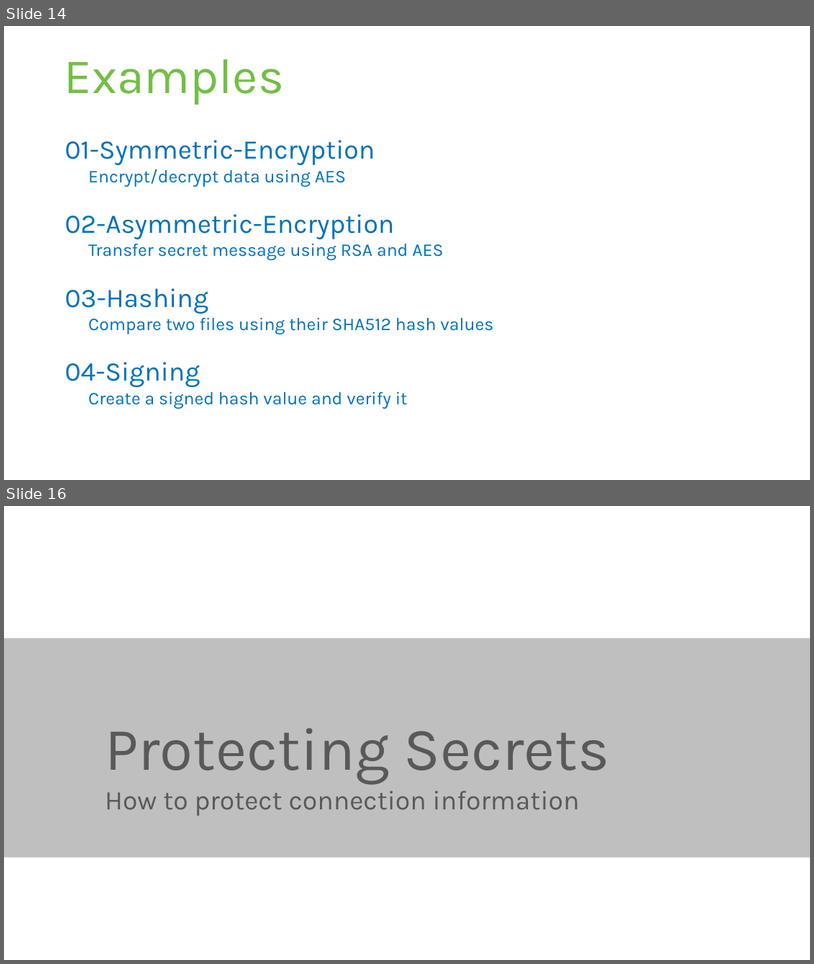
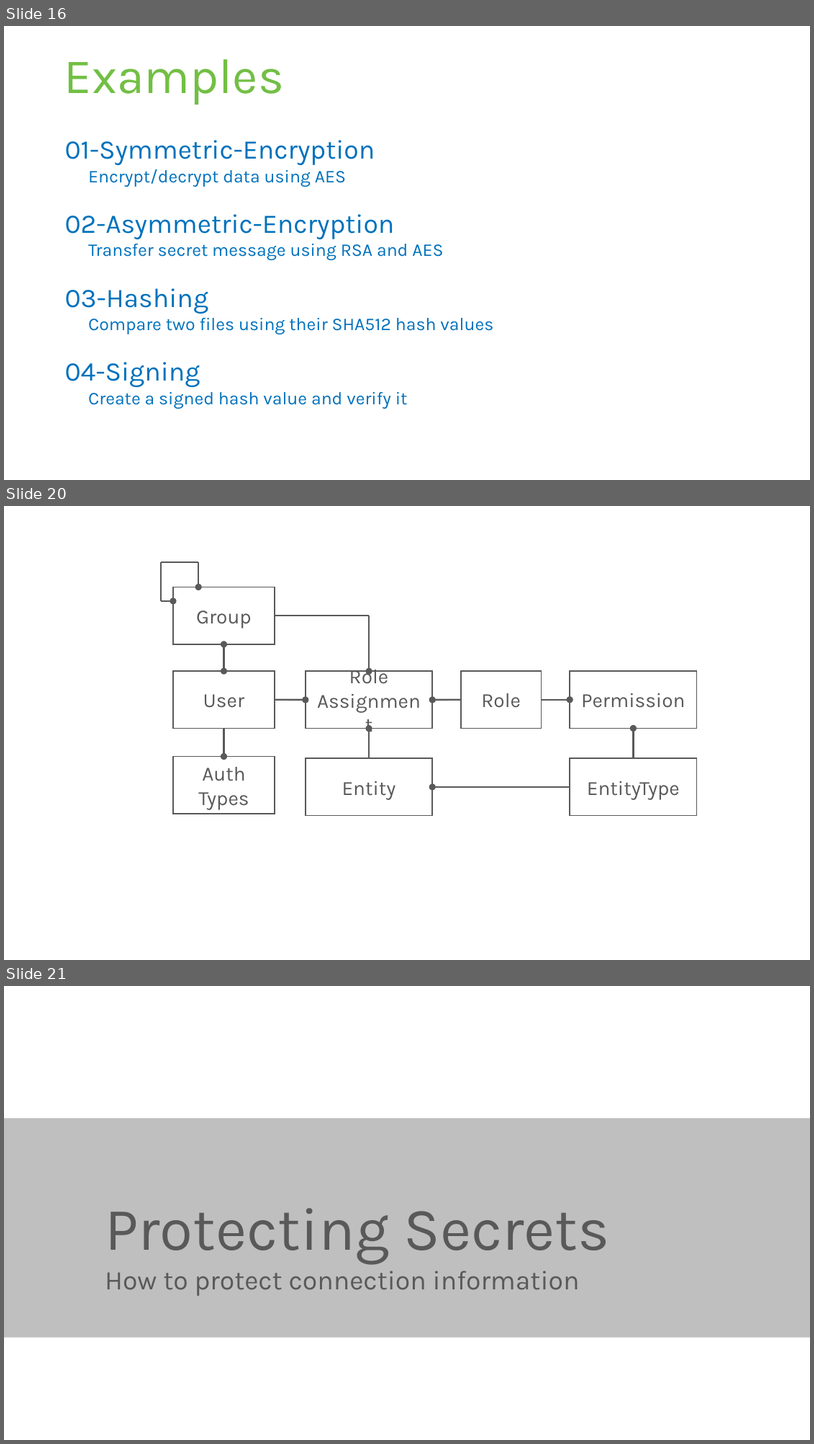
Before and after one commit to rstropek/SecureCodingDotNet, a slide deck: Slides/Secure-Coding-Dot-Net.pptx. Shown one above the other, each under a label of ours: slides 14 and 16 before the commit, slides 16, 20 and 21 after it; the slides between them are not shown. The pictures are 814x964 and 814x1444 pixels, drawn with LibreOffice and Linux fonts; fonts in the diff are those of the drawing. Boxes give left, top, right and bottom in pixels: in the first picture for what was removed or moved away, otherwise in the second. Text is boxed around its words. In the diff, an @@ line names an element or a change of style, - is before the commit and + after.

```diff
--- a/Slides/Secure-Coding-Dot-Net.pptx
+++ b/Slides/Secure-Coding-Dot-Net.pptx
@@ slide 20 added at (x1=4, y1=506, x2=810, y2=960), background #FFFFFF @@
@@ line added from (160, 601) to (160, 562), #595959 1.5 pt @@
@@ line added from (198, 562) to (160, 562), #595959 1.5 pt @@
@@ arrow added from (198, 562) to (198, 587), #595959 1.5 pt @@
@@ rectangle added at (x1=173, y1=587, x2=275, y2=644), fill #FFFFFF, outline #595959 1 pt, 18 pt, text #595959 @@
+Group
@@ arrow added from (160, 601) to (173, 601), #595959 1.5 pt @@
@@ line added from (369, 615) to (275, 615), #595959 1.5 pt @@
@@ arrow added from (369, 615) to (369, 672), #595959 1.5 pt @@
@@ double arrow added from (224, 672) to (224, 644), #595959 1.5 pt @@
@@ rectangle added at (x1=173, y1=672, x2=275, y2=728), fill #FFFFFF, outline #595959 1 pt, 18 pt, text #595959 @@
+User
@@ rectangle added at (x1=306, y1=672, x2=432, y2=728), fill #FFFFFF, outline #595959 1 pt, 18 pt, text #595959 @@
+Role
+Assignment
@@ rectangle added at (x1=461, y1=672, x2=542, y2=728), fill #FFFFFF, outline #595959 1 pt, 18 pt, text #595959 @@
+Role
@@ rectangle added at (x1=570, y1=672, x2=697, y2=728), fill #FFFFFF, outline #595959 1 pt, 18 pt, text #595959 @@
+Permission
@@ arrow added from (275, 700) to (306, 700), #595959 1.5 pt @@
@@ arrow added from (461, 700) to (432, 700), #595959 1.5 pt @@
@@ arrow added from (542, 700) to (570, 700), #595959 1.5 pt @@
@@ arrow added from (224, 728) to (224, 756), #595959 1.5 pt @@
@@ arrow added from (369, 759) to (369, 728), #595959 1.5 pt @@
@@ arrow added from (634, 759) to (634, 728), #595959 1.5 pt @@
@@ rectangle added at (x1=173, y1=756, x2=275, y2=813), fill #FFFFFF, outline #595959 1 pt, 18 pt, text #595959 @@
+Auth
+Types
@@ rectangle added at (x1=306, y1=759, x2=432, y2=816), fill #FFFFFF, outline #595959 1 pt, 18 pt, text #595959 @@
+Entity
@@ rectangle added at (x1=570, y1=759, x2=697, y2=816), fill #FFFFFF, outline #595959 1 pt, 18 pt, text #595959 @@
+EntityType
@@ arrow added from (570, 787) to (432, 787), #595959 1.5 pt @@
@@ what was slide 14 is now slide 16 @@
@@ what was slide 16 is now slide 21 @@
```
Also in this commit, not shown: 3 slides changed, 4 other slides added, 1 other file.
